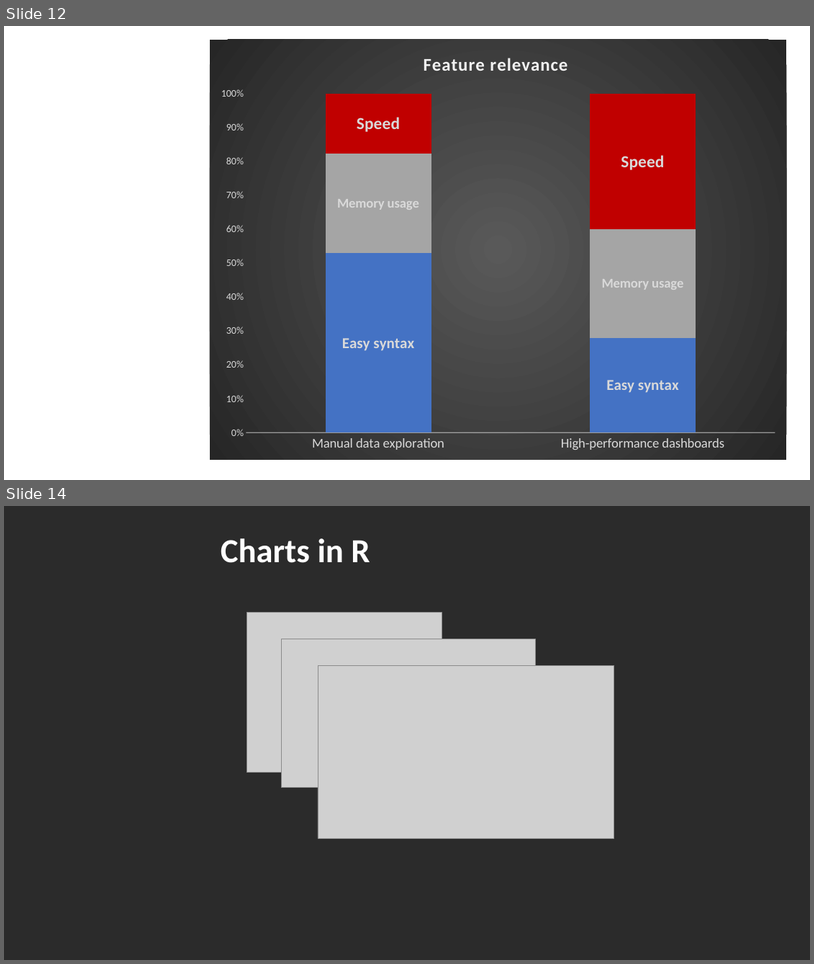
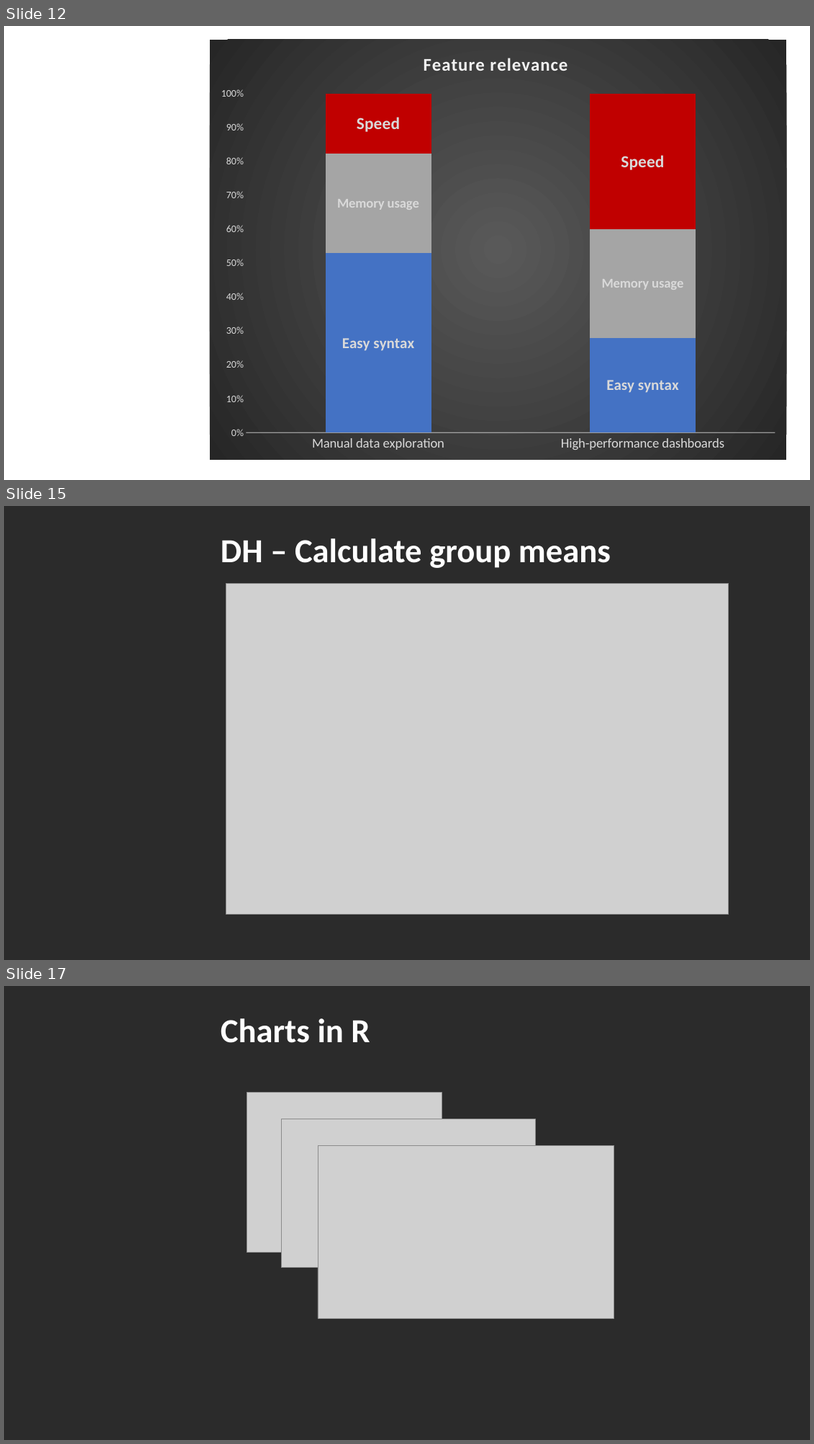
Before and after one commit to DataIMLabs/MIE2024, a slide deck: presentation/session1/MIE2024-DataIM-Masterclass-Session1.pptx. Shown one above the other, each under a label of ours: slides 12 and 14 before the commit, slides 12, 15 and 17 after it; the slides between them are not shown. The pictures are 814x964 and 814x1444 pixels, drawn with LibreOffice and Linux fonts; fonts in the diff are those of the drawing; grey boxes stand for pictures; background and template pictures are left out; a plain dark background stands for a picture behind light text. Boxes give left, top, right and bottom in pixels: in the first picture for what was removed or moved away, otherwise in the second. Text is boxed around its words. In the diff, an @@ line names an element or a change of style, - is before the commit and + after.

```diff
--- a/presentation/session1/MIE2024-DataIM-Masterclass-Session1.pptx
+++ b/presentation/session1/MIE2024-DataIM-Masterclass-Session1.pptx
@@ slide 15 added at <box>4,506,810,960</box>, background picture (left out) @@
@@ text added at <box>221,538,611,568</box>, 40 pt, text #FFFFFF, bold @@
+DH – Calculate group means
@@ picture added at <box>226,584,729,914</box> @@
@@ what was slide 14 is now slide 17 @@
```
Also in this commit, not shown: 3 slides changed, 8 other slides added, 6 slides removed, 6 other files.
